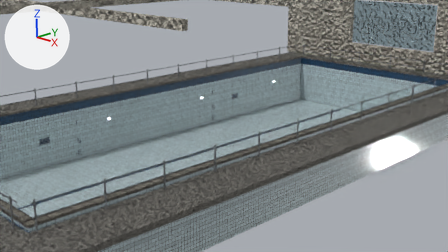
One commit to the Blender file auvs/hydrus_sim/data/pool_scene.blend: the scene before it, then after it.
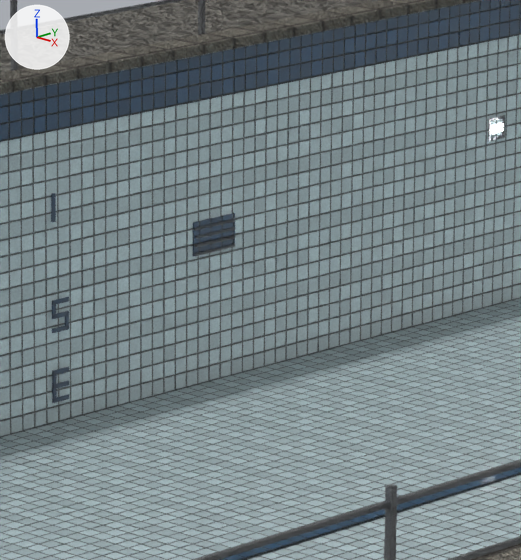
The first picture shows the older version from the file's camera 'PoolCamera'. The close-ups show the older and then the newer version on the part from 46% to 62% of the width and 25% to 56% of the height of that picture. Only the edits that show in the close-ups are written down. Every picture has the same lights, and +X, +Y and +Z are marked at upper left.

In view in the first close-up: 'pool_band', 'pool_coping', 'pool_deck', 'pool_stainless', 'pool_tile' and 1 more.
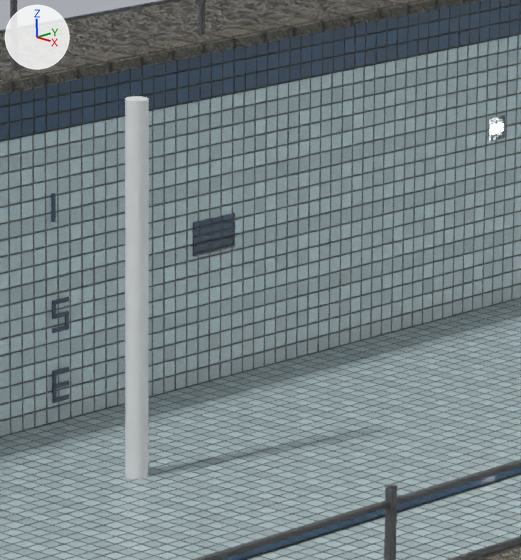
What the commit changed:
Mesh me_cylinder is new.
It is a 32-sided cylinder along z spanning x -1.0..1.0, y -1.0..1.0, z -1.0..1.0.
Object 'Marker' (ob_marker) is new; it shows me_cylinder.
Its location is (-4.283, 14.281, -1.672).
Its scale is (0.1, 0.1, 2.0).

Changed parts and their boxes (x1, y1, x2, y2) in the close-ups (521 x 560 px):
'Marker', added
    after: (125, 96, 149, 479)
